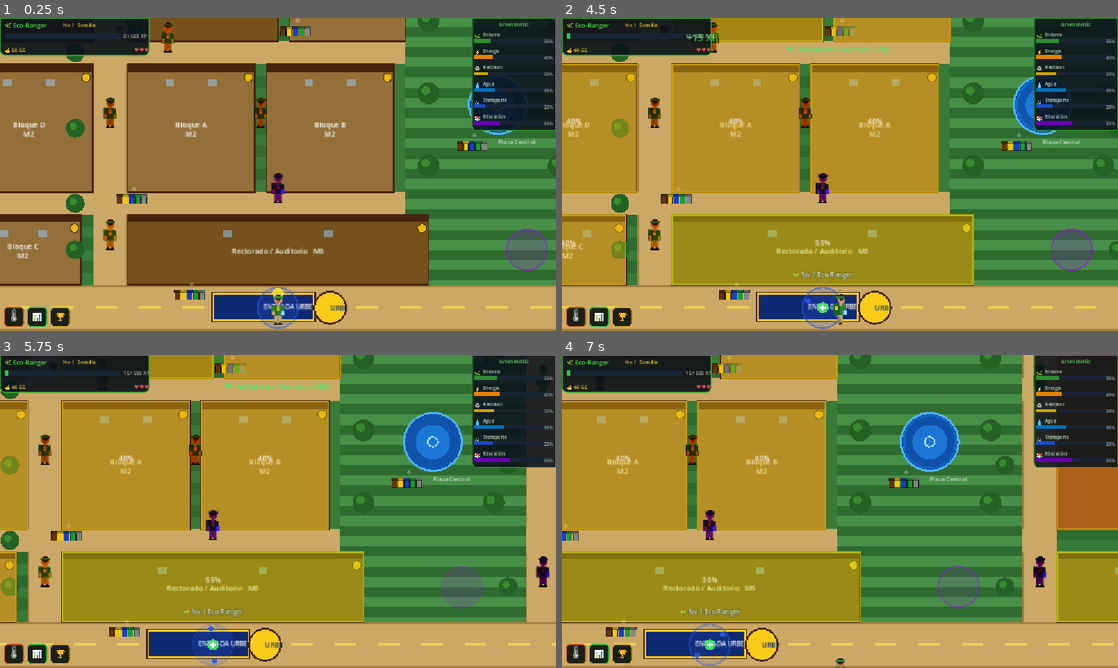
Above: before the commit, frames 1-4 (two rows, left to right).
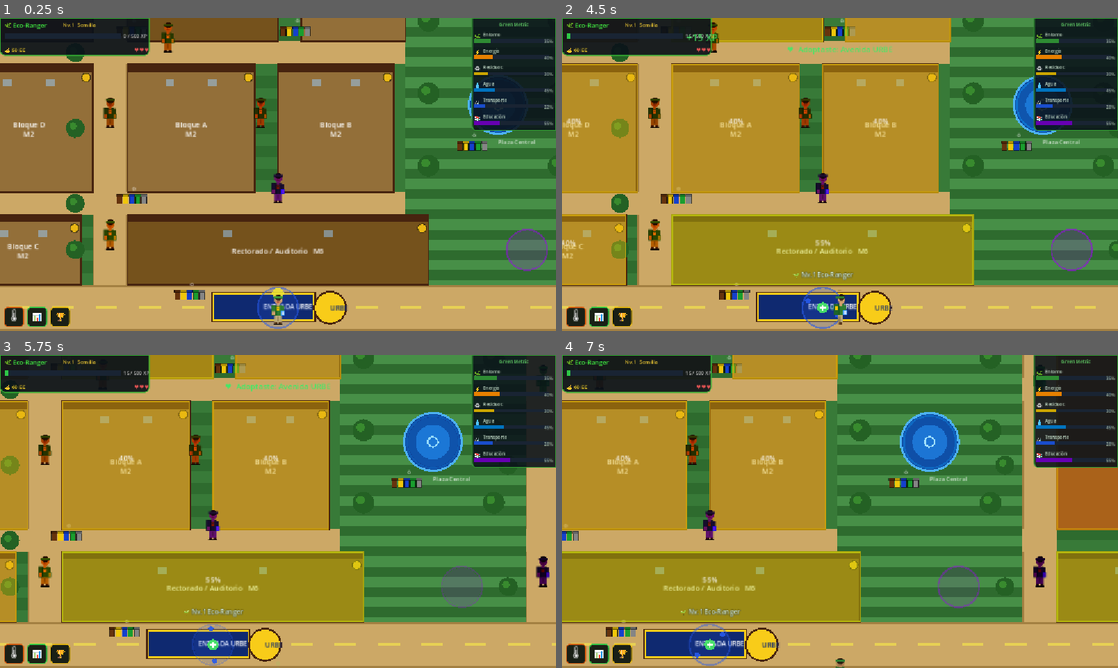
Above: after the commit, the same moments.

Repository: thewasiii123/green-metric-urbe
Game: Godot game, scene res://scenes/mapa/scene_mapa_mundo.tscn
Two runs of this game, one before a commit and one after it. Both use one fixed random seed, a clock stepped at 60 frames per second and the inputs below. This scene is started directly instead of the project's main scene.
Inputs (mouse positions are in pixels of both pictures, inside the frame that each line leads up to):
- Up to frame 1 (0.25 s): no input
- Up to frame 2 (4.5 s): click "🌡" at 0.5 s; click "📊" at 1.25 s; click "🏆" at 2 s; click "Siguiente →" at 2.75 s; click "Saltar tutorial" at 3.5 s; tap Enter at 4.25 s; move the mouse to (962, 158) at 4.27 s; hold D (mover_derecha) from 4.28 s (still down); hold E (interactuar) from 4.28 s (still down); click (962, 158) at 4.42 s
- Up to frame 3 (5.75 s): move the mouse to (166, 527) at 5.02 s; release D (mover_derecha) at 5.03 s; release E (interactuar) at 5.03 s; hold S (mover_abajo) from 5.03 s (still down); tap E (interactuar) at 5.1 s
- Up to frame 4 (7 s): move the mouse to (895, 442) at 5.77 s; release S (mover_abajo) at 5.78 s; hold D (mover_derecha) 5.78-6.53 s; hold E (interactuar) 5.78-6.53 s; move the mouse to (812, 574) at 6.52 s; hold W (mover_arriba) from 6.53 s (still down); tap E (interactuar) at 6.6 s; click (812, 574) at 6.67 s

The runs differ from the first frame. In frame 1, 1.2% of the frame differs, in the area x 47-65%, y 0-56%; in frame 2, 1.4%; in frame 3, 1.4%, in the area x 36-53%, y 0-56%; in frame 4, 1.4%.

Commit message:
Widen BloqueA-BloqueB and Biblioteca-BloqueE corridors to 32px
- BloqueB: shifted left edge 656→672 (width 176→160), right edge stays at 832
  → gap with BloqueA grows from 16px to 32px (player diameter=16px fits through)
- BloqueE: shifted left edge 688→704 (width 160→144), right edge stays at 848
  → gap with Biblioteca grows from 16px to 32px
- Removed both 16px wall tiles added in previous commit
- Updated colision_tilemap EDIFICIOS centers/widths to match new rects
- Updated EDIFICIOS_CALOR heat map rects for BloqueB and BloqueE
- Updated zonas_campus centers and sizes for ZonaBloqueB and ZonaBloqueE

Co-Authored-By: Claude Sonnet 4.6 <noreply@anthropic.com>

Diff:
--- a/scenes/mapa/colision_tilemap.gd
+++ b/scenes/mapa/colision_tilemap.gd
@@ -13,22 +13,18 @@
 	# Lago norte  y=0..163
 	[704,   80,  1408,  163],
 
-	# Fila 1  y=208..368
+	# Fila 1  y=208..368  (BloqueE desplazado 16px → pasillo 32px con Biblioteca)
 	[ 96,  288,   192,  160],   # Estacionamiento M5
 	[328,  288,   176,  160],   # Cafetín
 	[568,  288,   208,  160],   # Biblioteca
-	[768,  288,   160,  160],   # Bloque E
+	[776,  288,   144,  160],   # Bloque E  (x=704..848)
 	[1280, 392,   256,  368],   # Bloque F  (filas 1 y 2)
 
-	# Muro entre Biblioteca y Bloque E (grieta 16px fila1)
-	[680,  288,    16,  160],
-
-	# Fila 2  y=400..576
+	# Fila 2  y=400..576  (BloqueB desplazado 16px → pasillo 32px con BloqueA)
 	[ 96,  488,   192,  176],   # Bloque G
 	[328,  488,   176,  176],   # Bloque D
 	[552,  488,   176,  176],   # Bloque A
-	[648,  488,    16,  176],   # Muro entre Bloque A y Bloque B
-	[744,  488,   176,  176],   # Bloque B
+	[752,  488,   160,  176],   # Bloque B  (x=672..832)
 
 	# Fila 3  y=608..704
 	[ 72,  656,   144,   96],   # Fotocopiado
--- a/scenes/mapa/mapa_campus.gd
+++ b/scenes/mapa/mapa_campus.gd
@@ -52,13 +52,13 @@
 	{"rect": Rect2(  0, 208, 192, 160), "mod": 5, "nombre": "Estac."},
 	{"rect": Rect2(240, 208, 176, 160), "mod": 3, "nombre": "Cafetín"},
 	{"rect": Rect2(464, 208, 208, 160), "mod": 4, "nombre": "Bibliot."},
-	{"rect": Rect2(688, 208, 160, 160), "mod": 2, "nombre": "Bloque E"},
+	{"rect": Rect2(704, 208, 144, 160), "mod": 2, "nombre": "Bloque E"},
 	{"rect": Rect2(1152,208, 256, 368), "mod": 1, "nombre": "Bloque F"},
 	# Fila 2  y=400..576
 	{"rect": Rect2(  0, 400, 192, 176), "mod": 1, "nombre": "Bloque G"},
 	{"rect": Rect2(240, 400, 176, 176), "mod": 2, "nombre": "Bloque D"},
 	{"rect": Rect2(464, 400, 176, 176), "mod": 2, "nombre": "Bloque A"},
-	{"rect": Rect2(656, 400, 176, 176), "mod": 2, "nombre": "Bloque B"},
+	{"rect": Rect2(672, 400, 160, 176), "mod": 2, "nombre": "Bloque B"},
 	# Fila 3  y=608..704
 	{"rect": Rect2(  0, 608, 144,  96), "mod": 1, "nombre": "Fotocop."},
 	{"rect": Rect2(240, 608, 160,  96), "mod": 2, "nombre": "Bloque C"},
@@ -237,8 +237,8 @@
 	_edif(font, Rect2(464, 208, 208, 160), "Biblioteca\nM4",
 		_color_edif(4, C_EDIF_VIP), C_TECHO, C_TEXTO, 4)
 
-	# BLOQUE E M2  x=688..848  y=208..368
-	_edif(font, Rect2(688, 208, 160, 160), "Bloque E\nM2",
+	# BLOQUE E M2  x=704..848  y=208..368
+	_edif(font, Rect2(704, 208, 144, 160), "Bloque E\nM2",
 		_color_edif(2, C_EDIF), C_TECHO, C_TEXTO, 2)
 
 	# BLOQUE F M1  x=1152..1408  y=208..576
@@ -259,8 +259,8 @@
 	_edif(font, Rect2(464, 400, 176, 176), "Bloque A\nM2",
 		_color_edif(2, C_EDIF), C_TECHO, C_TEXTO, 2)
 
-	# BLOQUE B M2  x=656..832  y=400..576
-	_edif(font, Rect2(656, 400, 176, 176), "Bloque B\nM2",
+	# BLOQUE B M2  x=672..832  y=400..576
+	_edif(font, Rect2(672, 400, 160, 176), "Bloque B\nM2",
 		_color_edif(2, C_EDIF), C_TECHO, C_TEXTO, 2)
 
 	# ── FILA 3  y=608..704  (pasillo 32px arriba, avda abajo) ─
--- a/scenes/mapa/zonas_campus.gd
+++ b/scenes/mapa/zonas_campus.gd
@@ -39,8 +39,8 @@
 		"modulo_id": 2,
 		"nombre":    "Energia - Bloque E",
 		"color":     Color(0.90, 0.45, 0.00),
-		"pos":       Vector2(768, 288),
-		"size":      Vector2(168, 168),
+		"pos":       Vector2(776, 288),
+		"size":      Vector2(152, 168),
 	},
 	# ── Módulo 1 — Entorno e Infraestructura ─────────────────
 	"ZonaBloqueF": {
@@ -75,8 +75,8 @@
 		"modulo_id": 2,
 		"nombre":    "Energia - Bloque B",
 		"color":     Color(0.90, 0.45, 0.00),
-		"pos":       Vector2(744, 488),
-		"size":      Vector2(184, 184),
+		"pos":       Vector2(752, 488),
+		"size":      Vector2(168, 184),
 	},
 	"ZonaFotocopiado": {
 		"modulo_id": 1,
